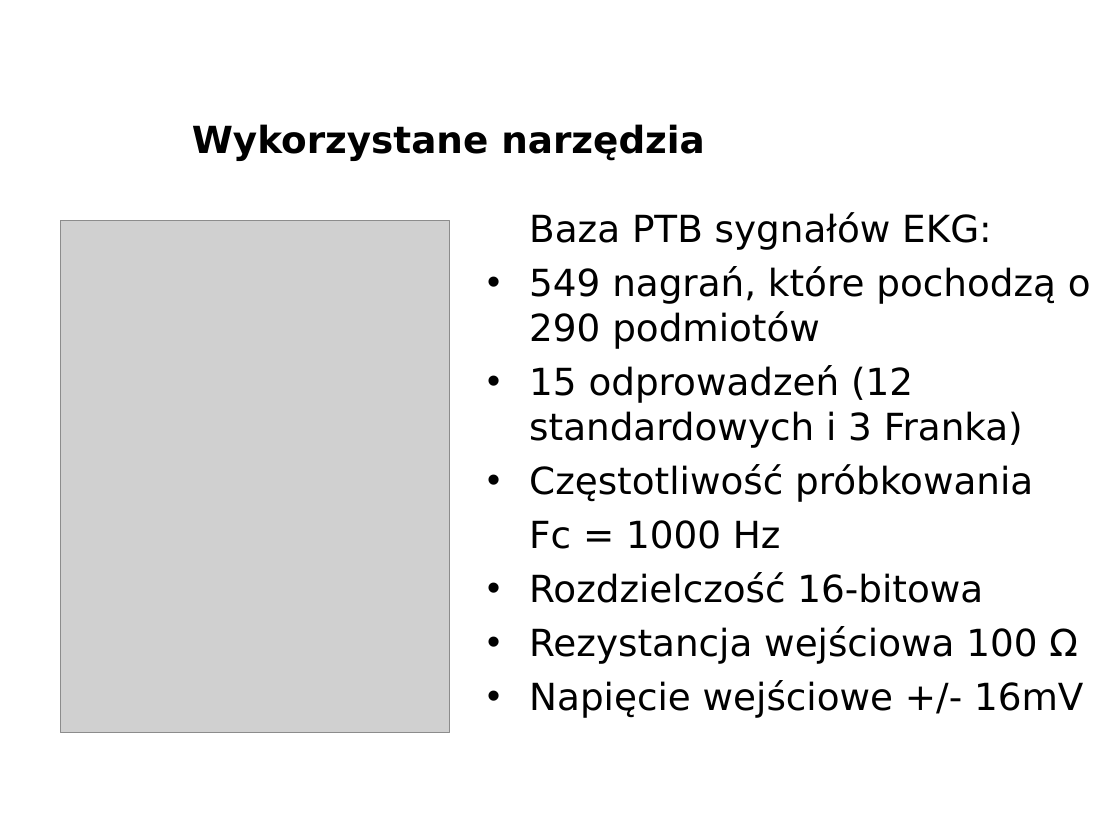
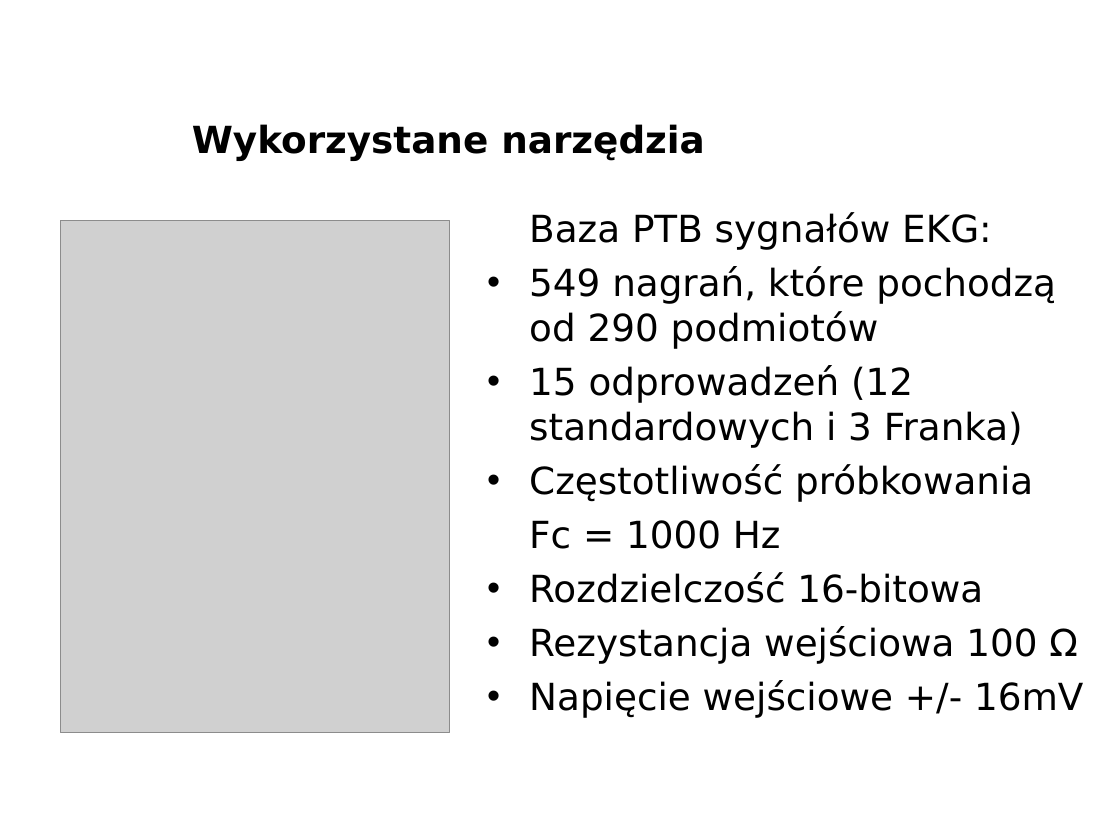
Before and after one commit to pawcio16m/MasterThesis_QTIntervalsCalc, a slide deck: slide 5 of PrezentacjaMagisterska.odp. Drawn at 1120x840 pixels with LibreOffice and Linux fonts; fonts in the diff are those of the drawing; grey boxes stand for pictures; background and template pictures are left out. Boxes give left, top, right and bottom in pixels: in the first picture for what was removed or moved away, otherwise in the second. Text is boxed around its words. In the diff, an @@ line names an element or a change of style, - is before the commit and + after.

```diff
--- a/PrezentacjaMagisterska.odp
+++ b/PrezentacjaMagisterska.odp
@@ text at <box>529,266,1056,349</box>: text changed @@
-• 549 nagrań, które pochodzą o 290 podmiotów
+• 549 nagrań, które pochodzą od 290 podmiotów
```
Also in this commit, not shown: 8 other slides changed, 1 other file.
